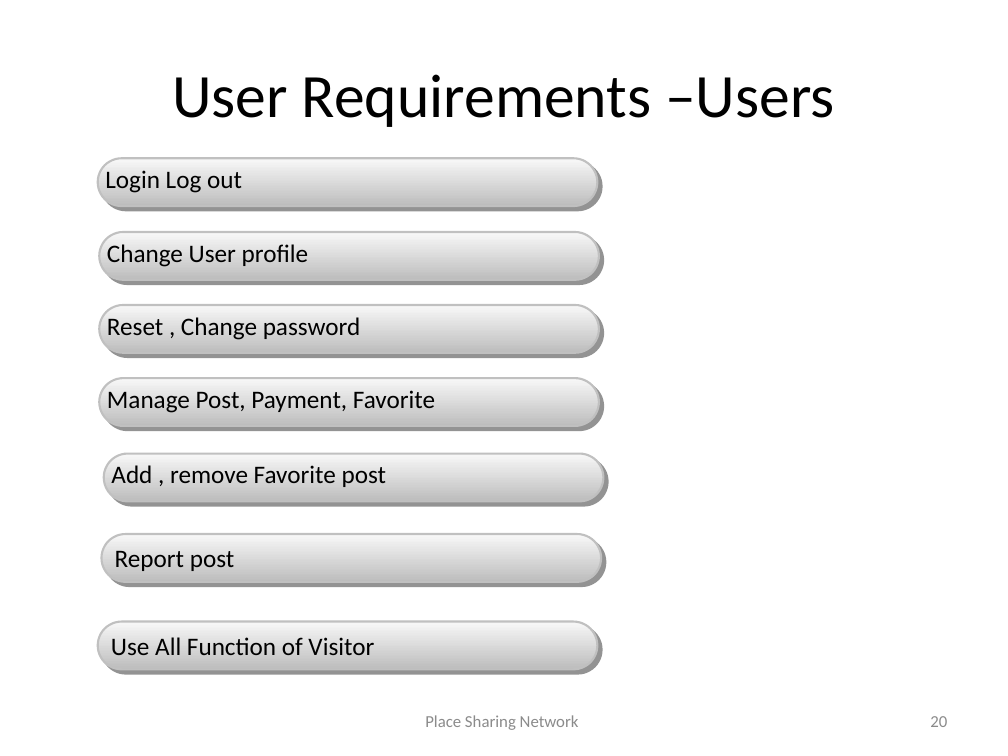
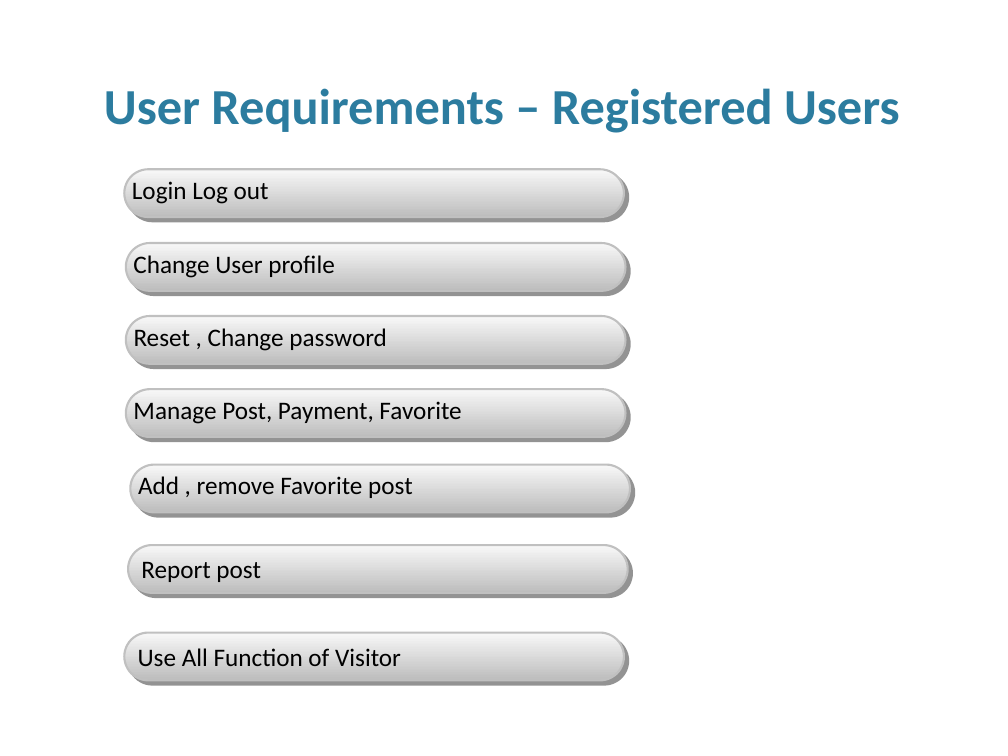
Before and after one commit to hungqcao/Rental-House-Finding, a slide deck: slide 20 of Document/Documentation/Final Document & Report/RHF_Presentation.pptx. Drawn at 1008x756 pixels with LibreOffice and Linux fonts; fonts in the diff are those of the drawing; background and template pictures are left out. Boxes give left, top, right and bottom in pixels: in the first picture for what was removed or moved away, otherwise in the second. Text is boxed around its words. In the diff, an @@ line names an element or a change of style, - is before the commit and + after.

```diff
--- a/Document/Documentation/Final Document & Report/RHF_Presentation.pptx
+++ b/Document/Documentation/Final Document & Report/RHF_Presentation.pptx
@@ title "User Requirements – Registered Users" at <box>104,88,900,133</box>: vertical alignment middle to bottom @@
@@ title at <box>104,88,900,133</box>: text changed; size 44 to 36 pt; text colour #000000 to #2C7C9F; bold on @@
-User Requirements –Users
+User Requirements – Registered Users
@@ text "Manage Post, Payment, Favorite": place and size @@
-text "Manage Post, Payment, Favorite" at <box>107,390,435,413</box>
+text "Manage Post, Payment, Favorite" at <box>133,402,461,424</box>
@@ 7 rounded rectangles, 6 texts: place and size @@
-7 rounded rectangles, 6 texts at <box>98,158,604,669</box>
+7 rounded rectangles, 6 texts at <box>124,169,630,680</box>
@@ text removed at <box>425,715,579,730</box> @@
-Place Sharing Network
@@ page number removed at <box>930,716,947,727</box> @@
-20
```
Also in this commit, not shown: 24 other slides changed, 12 slides added, 12 slides removed, 1 other file.
